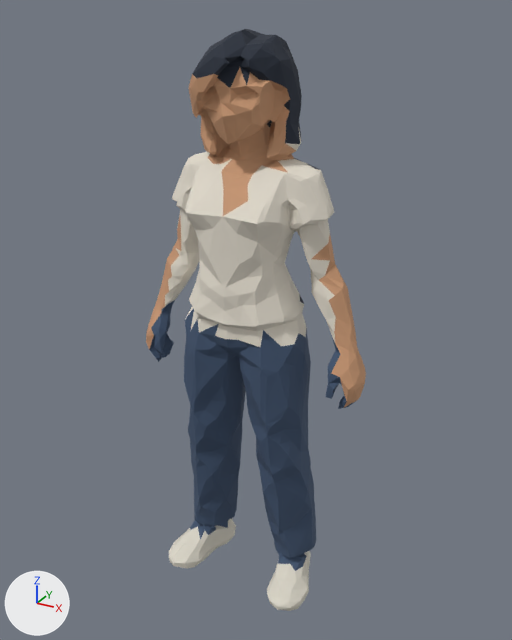
The glTF model assets/models/ready/guest_2/guest_2.glb as it was, and as the next commit left it.
One viewpoint serves both versions: a 50 mm camera at (0.879, -1.545, 1.623) aimed at (0.013, 0.03, 0.836). Lighting does not change. The marker at lower left points along +X, +Y and +Z. The older version comes first. Vertices at exactly the same position are counted once.

In view in the first picture: 'Batch_guest_2Mesh'.
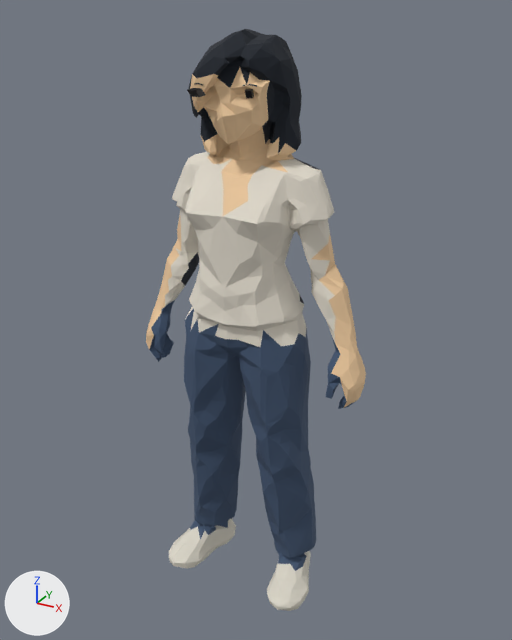
Pixel boxes [x1, y1, x2, y2] of what changed, in the pictures (512 x 640 px):
'Batch_guest_2Mesh', recoloured, surface changed (brown to beige)
    both: [146, 30, 366, 408]
'CharacterFaceDetails', added
    after: [187, 83, 257, 99]
    faces in mat_guest_2_rineye (black #090a14): [187, 88, 254, 99]
part 1 of me_batch_guest_2mesh, recoloured (brown to black)
    both: [189, 76, 290, 154]
part 2 of me_batch_guest_2mesh, recoloured
    both: [181, 132, 313, 285]

Patch to the scene script:
```diff
--- a/assets/models/ready/guest_2/guest_2.glb.py
+++ b/assets/models/ready/guest_2/guest_2.glb.py
@@ mat_guest_2_skin @@
 mat_guest_2_skin = principled_material('guest_2_Skin')
-mat_guest_2_skin.base_color = (0.604, 0.328, 0.181)  # brown #cc9b76
+mat_guest_2_skin.base_color = (0.88, 0.61, 0.356)  # beige #f1cda1
 mat_guest_2_skin.roughness = 0.88
@@ mat_guest_2_rineye @@
+mat_guest_2_rineye = principled_material('guest_2_RinEye')
+mat_guest_2_rineye.base_color = (0.00273, 0.00304, 0.007)  # black #090a14
+mat_guest_2_rineye.metallic = 0.4
+mat_guest_2_rineye.roughness = 0.415
@@ mat_guest_2_brow @@
+mat_guest_2_brow = principled_material('guest_2_Brow')
+mat_guest_2_brow.base_color = (0.0075, 0.0123, 0.0212)  # black #151d28
+mat_guest_2_brow.roughness = 0.9
@@ me_batch_guest_2mesh @@
 me_batch_guest_2mesh.from_pydata(...)  # 1502 vertices, 3000 faces; spans x -0.34..0.34, y -0.15..0.15, z 0.0..1.58
 # used by ob_batch_guest_2mesh; location = (0.0, 0.0, 0.0)
+# me_batch_guest_2mesh part 1: 114 faces spanning x -0.14..0.13, y -0.1..0.15, z 1.28..1.48 switch from mat_guest_2_skin (brown #cc9b76) to mat_guest_2_hair (black #151d28)
+# me_batch_guest_2mesh part 2: 25 faces spanning x -0.22..0.21, y -0.03..0.07, z 0.89..1.37 switch from mat_guest_2_shirt (pale yellow #e4ddcf) to mat_guest_2_hair (black #151d28)
 me_batch_guest_2mesh.materials.append(mat_guest_2_bottom)
@@ me_characterfacedetails @@
+me_characterfacedetails.from_pydata(...)  # 36 vertices, 40 faces; spans x -0.0746..0.0739, y -0.1461..-0.0739, z 1.4365..1.4673
+# faces by material slot: [16, 24]
+me_characterfacedetails.materials.append(mat_guest_2_brow)  # black #151d28
+me_characterfacedetails.materials.append(mat_guest_2_rineye)  # black #090a14
@@ ob_characterfacedetails @@
+ob_characterfacedetails = bpy.data.objects.new('CharacterFaceDetails', me_characterfacedetails)
+ob_characterfacedetails.location = (0.0, 0.0, 0.0)
```
